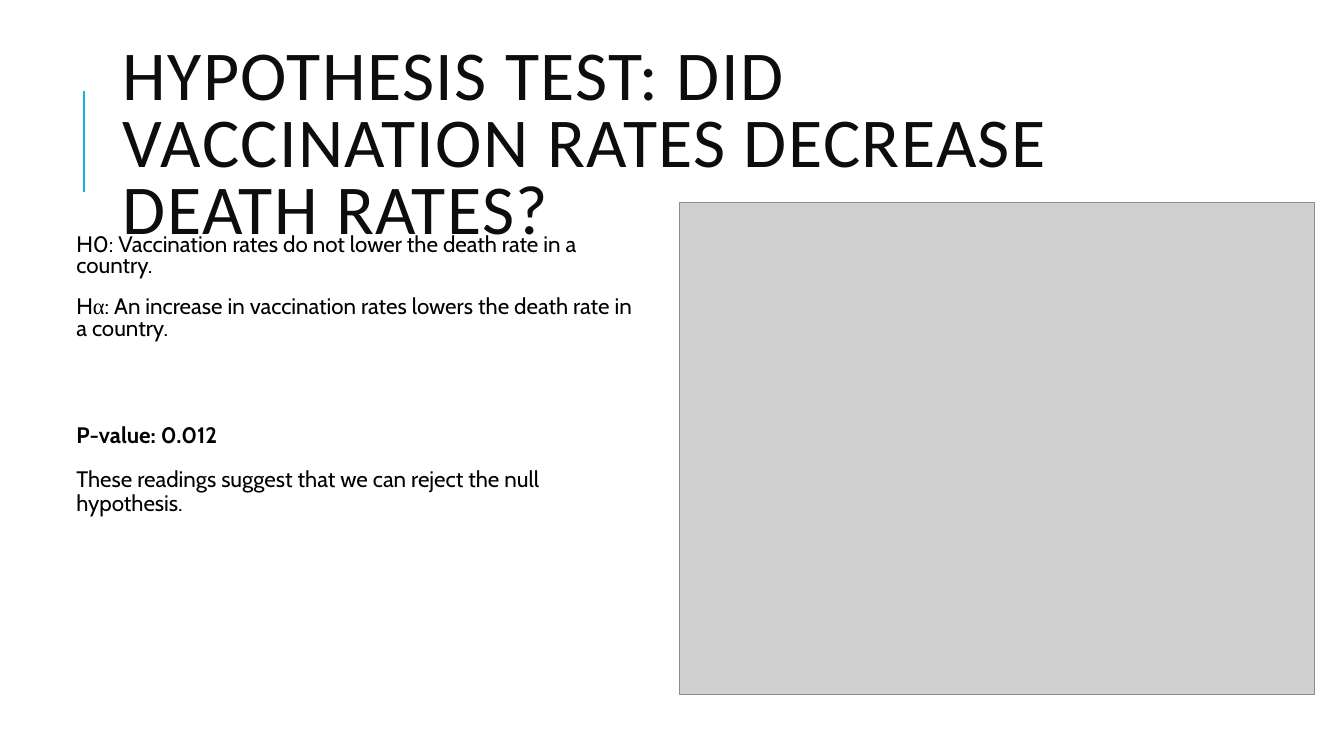
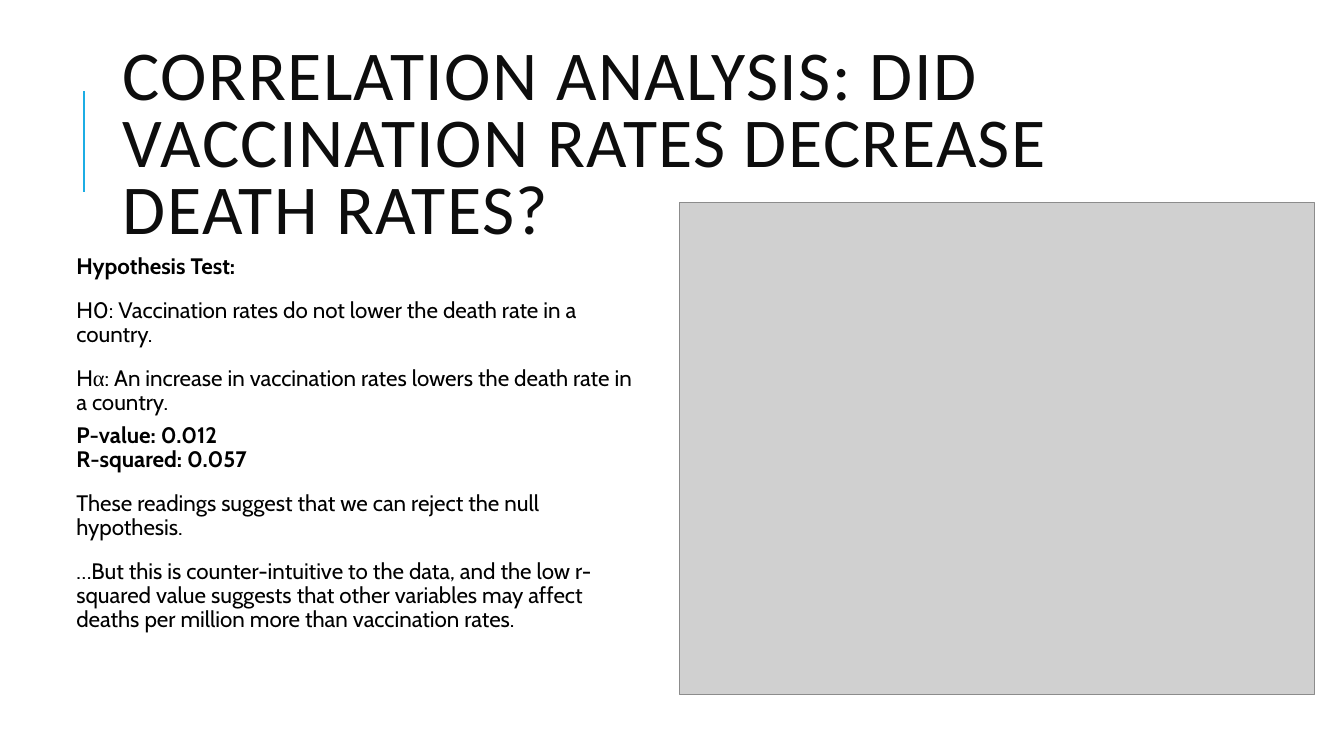
Before and after one commit to tralinde/covid_data_project, a slide deck: slide 8 of ppt/Covid Death Rates.pptx. Drawn at 1344x756 pixels with LibreOffice and Linux fonts; fonts in the diff are those of the drawing; grey boxes stand for pictures. Boxes give left, top, right and bottom in pixels: in the first picture for what was removed or moved away, otherwise in the second. Text is boxed around its words. In the diff, an @@ line names an element or a change of style, - is before the commit and + after.

```diff
--- a/ppt/Covid Death Rates.pptx
+++ b/ppt/Covid Death Rates.pptx
@@ title at [123, 54, 1046, 235]: text changed @@
-HYPOTHESIS TEST: DID VACCINATION RATES DECREASE DEATH RATES?
+CORRELATION ANALYSIS: DID VACCINATION RATES DECREASE DEATH RATES?
@@ text "Hypothesis Test:": place and size @@
-text "Hypothesis Test:" at [76, 232, 632, 342]
+text "Hypothesis Test:" at [76, 257, 632, 416]
@@ text at [76, 257, 236, 280]: paragraph added @@
+Hypothesis Test:
@@ text at [76, 301, 632, 416]: line spacing 0.8 to 0.9 @@
@@ text at [76, 426, 247, 473]: text changed @@
-P-value: 0.012
+P-value: 0.012
+R-squared: 0.057
@@ text at [76, 562, 591, 633]: paragraph added @@
+…But this is counter-intuitive to the data, and the low r-squared value suggests that other variables may affect deaths per million more than vaccination rates.
```
Also in this commit, not shown: 5 other slides changed, 2 slides added, 1 slide removed, 4 other files.
